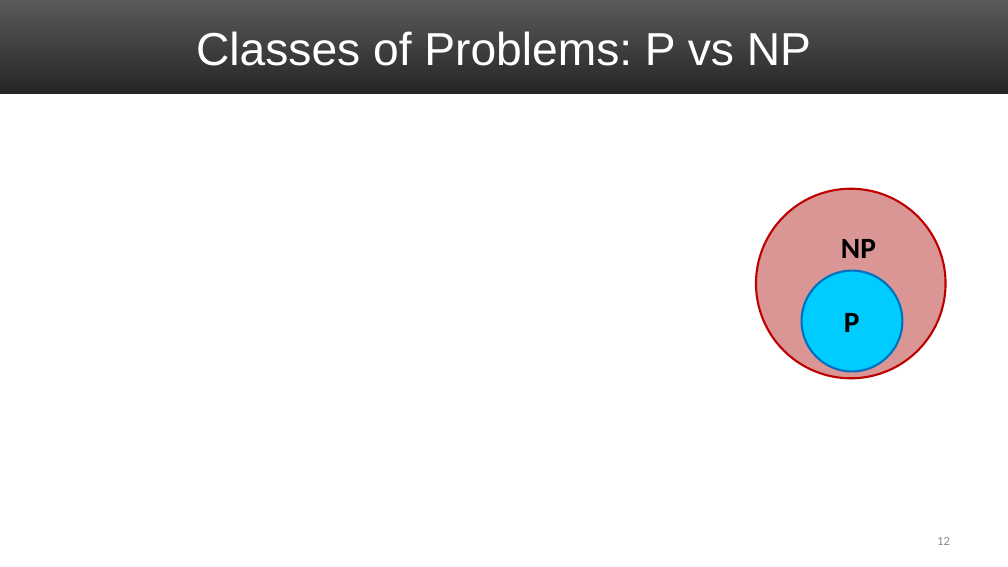
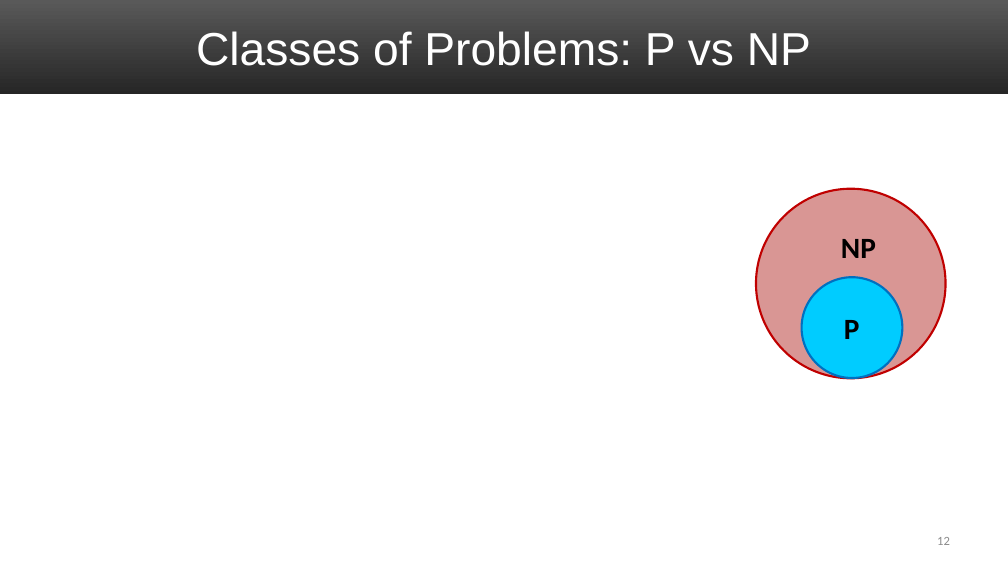
Before and after one commit to markfloryan/dsa2, a slide deck: slide 12 of slides/07-NPCIntro.pptx. Drawn at 1008x567 pixels with LibreOffice and Linux fonts; fonts in the diff are those of the drawing; grey boxes stand for pictures. Boxes give left, top, right and bottom in pixels: in the first picture for what was removed or moved away, otherwise in the second. Text is boxed around its words. In the diff, an @@ line names an element or a change of style, - is before the commit and + after.

```diff
--- a/slides/07-NPCIntro.pptx
+++ b/slides/07-NPCIntro.pptx
@@ ellipse: place and size @@
-ellipse at [802,271,902,371]
+ellipse at [802,278,902,378]
@@ text "P": place and size @@
-text "P" at [844,313,860,332]
+text "P" at [844,320,860,339]
```
Also in this commit, not shown: 7 other slides changed, 2 other files.
